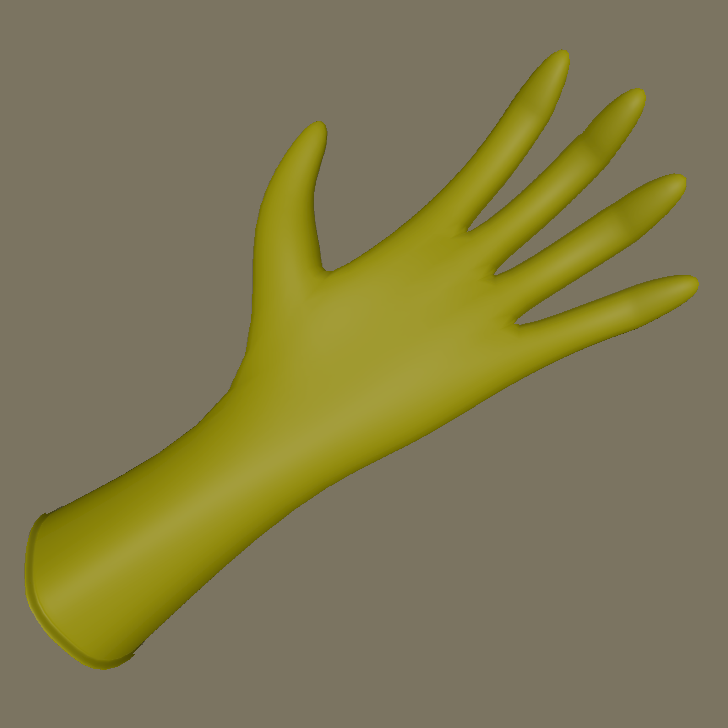
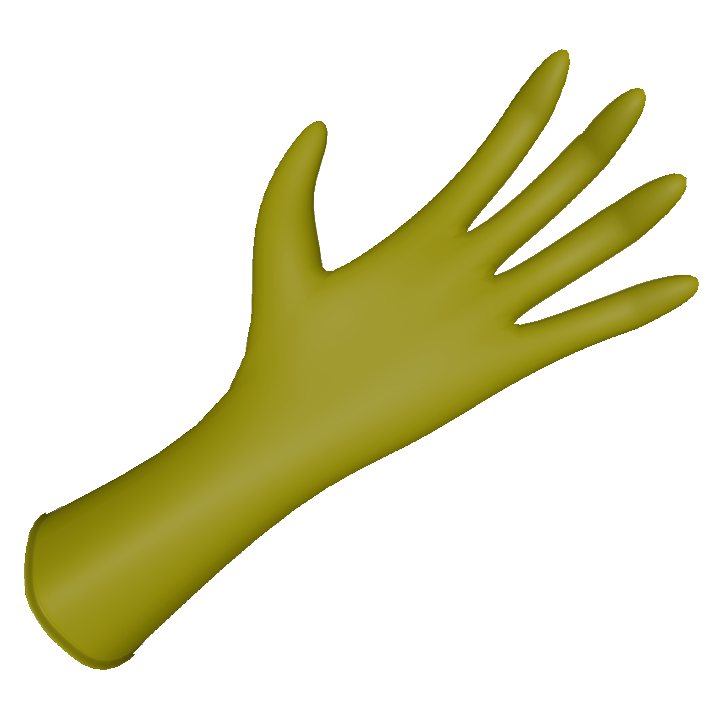
Before/after of a w=728, h=728 layered artwork. What changed in the layer stack:
hid "圖層 1" over [0, 0, 728, 728]
